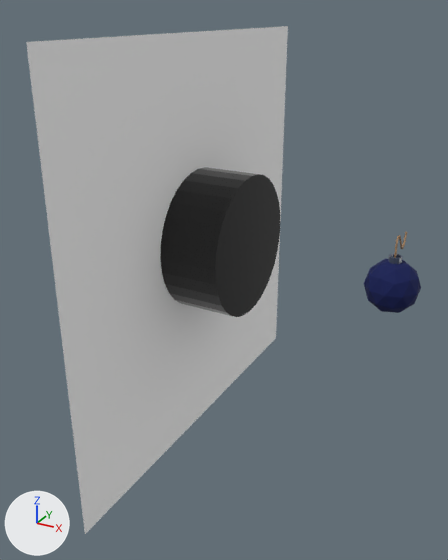
A saved change to the Blender file models/bomb.blend.
The view is the same before and after, from a camera (50 mm lens) standing at (2.26, -10.36, 5.06) and looking at (-3.16, -0.49, 0.13). Lighting does not change. The marker at lower left points along +X, +Y and +Z.

Objects in the first picture: 'Cylinder-noimp', 'Plane-noimp', 'bomb'.
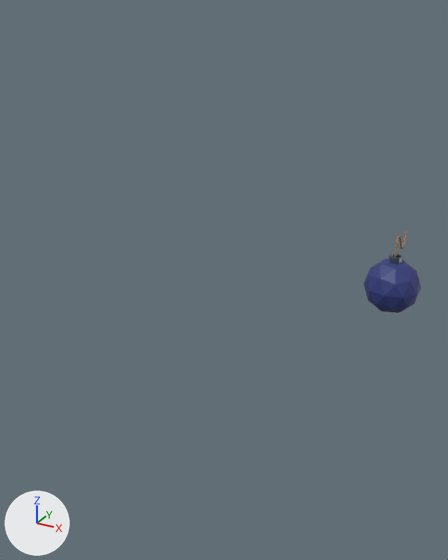
Boxes (x1, y1, x2, y2) around the edits, measured in the pictures (448 x 560 px):
'Plane-noimp', hidden: before (26, 26, 288, 534)
'Cylinder-noimp', hidden (black): before (160, 167, 280, 317)
part 1 of me_icosphere, recoloured: (364, 259, 421, 313) in both

Edits to the bpy script that builds the scene:
```text
Add mat_bomb_exploding:
    mat_bomb_exploding = bpy.data.materials.new('bomb_exploding')
    # nodes: BsdfPrincipled, OutputMaterial, ValToRGB
    # colours: dark blue #313b7c, red #ff262e
Change me_icosphere:
    where me_icosphere.from_pydata(...)  # 74 vertices, 106 faces; spans x -0.476..0.476, y -0.5..0.5, z -0.5..0.567
    used by ob_bomb; location = (0.0, 0.0, 0.5)
    me_icosphere part 1: all 80 faces that had it switch from mat_bomb_case (dark blue #011353) to mat_bomb_exploding
Change ob_plane_noimp:
    add ob_plane_noimp.hide_render = True
Change ob_cylinder_noimp:
    add ob_cylinder_noimp.hide_render = True
```
